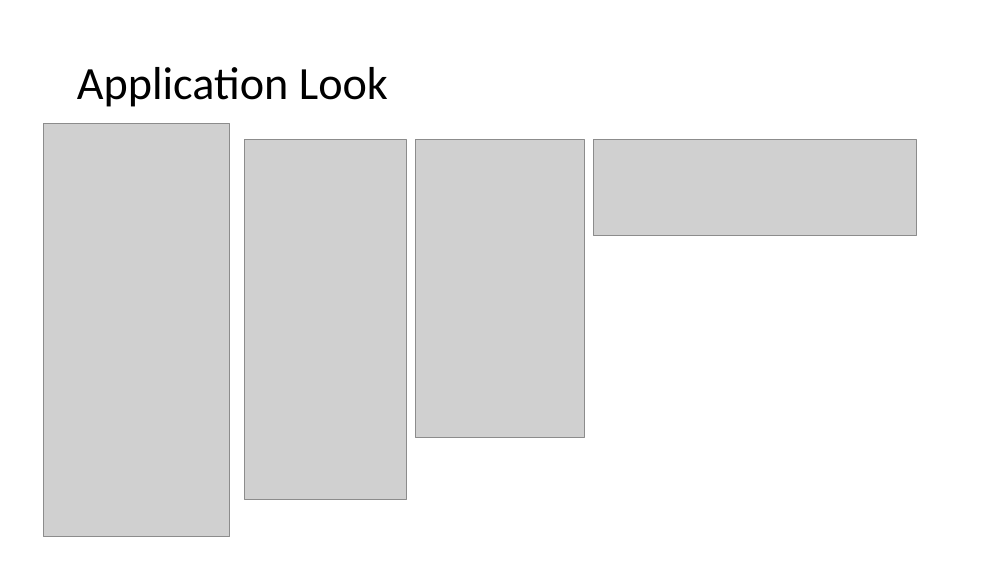
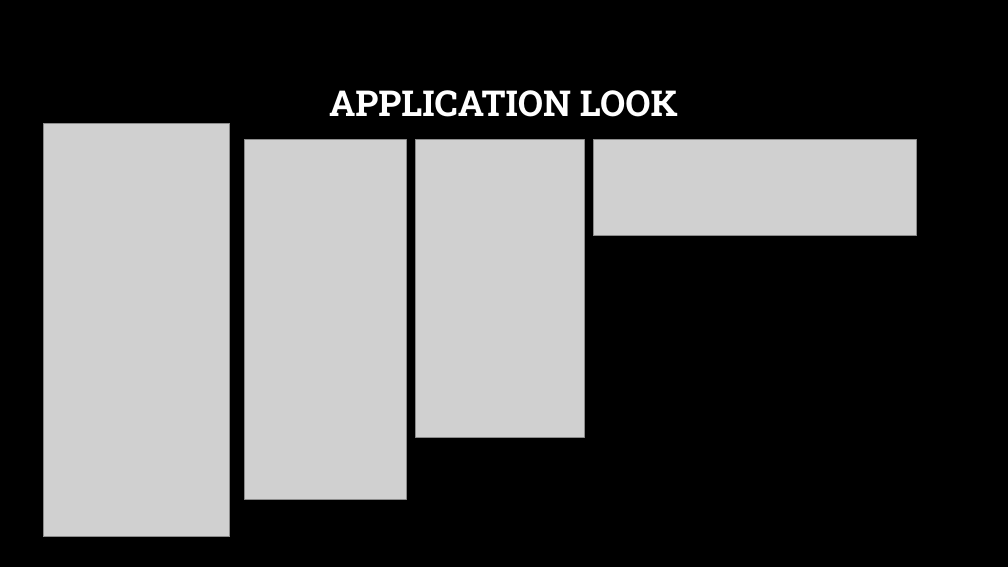
Before and after one commit to Dibya-Bharat/Major_project, a slide deck: slide 12 of Report/Tourism Recommendation Application.pptx. Drawn at 1008x567 pixels with LibreOffice and Linux fonts; fonts in the diff are those of the drawing; grey boxes stand for pictures; background and template pictures are left out. Boxes give left, top, right and bottom in pixels: in the first picture for what was removed or moved away, otherwise in the second. Text is boxed around its words. In the diff, an @@ line names an element or a change of style, - is before the commit and + after.

```diff
--- a/Report/Tourism Recommendation Application.pptx
+++ b/Report/Tourism Recommendation Application.pptx
@@ background #FFFFFF to picture (left out) @@
@@ title at box(329, 90, 678, 117): text changed; size 44 to 34 pt; font Calibri to Roboto Slab; text colour #000000 to #FFFFFF; bold on @@
-Application Look
+APPLICATION LOOK
```
Also in this commit, not shown: 13 other slides changed, 1 slide added.
